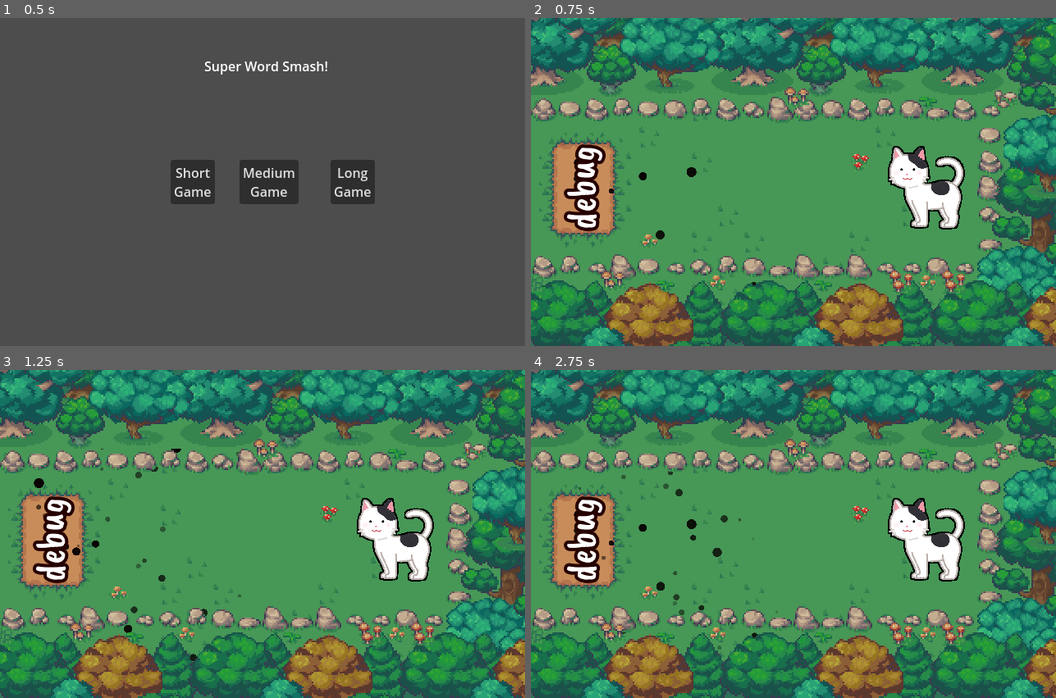
Above: before the commit, frames 1-4 (two rows, left to right).
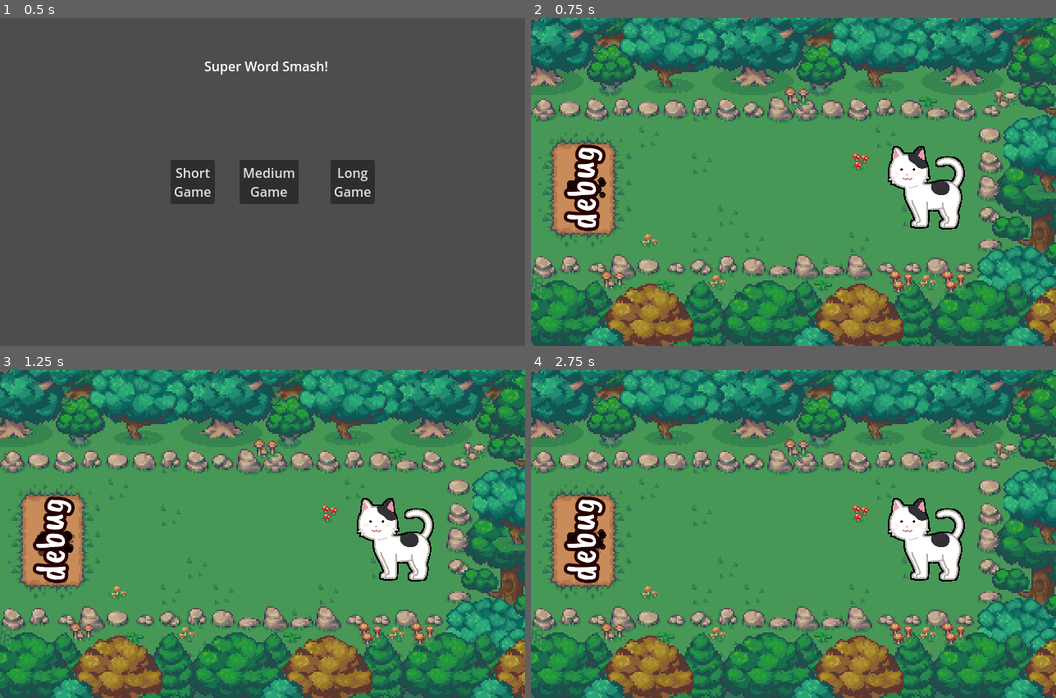
Above: after the commit, the same moments.

Repository: ozbonus/super_word_smash
Game: Godot game, scene res://GameManager.tscn
The game is run twice, just before and just after one commit, with the same random seed, the same clock (stepped at 60 frames per second) and the same inputs.
Inputs:
- Up to frame 1 (0.5 s): no input
- Up to frame 2 (0.75 s): click "Short Game" at 0.5 s
- Up to frame 3 (1.25 s): no input
- Up to frame 4 (2.75 s): no input

Frame 1 is identical in both runs. In frame 2, 0.2% of the frame differs, in the area x 6-43%, y 26-82%; in frame 3, 0.5%; in frame 4, 0.5%, in the area x 6-48%, y 30-86%.

Commit message:
Remove debug code.

Diff:
--- a/components/goal_label.gd
+++ b/components/goal_label.gd
@@ -20,7 +20,6 @@
 func _ready():
 	if label:
 		label.text = word
-	particles.emission_rect_extents = Vector2(200,200)
 
 	# This won't run in the editor.
 	if not Engine.is_editor_hint():
